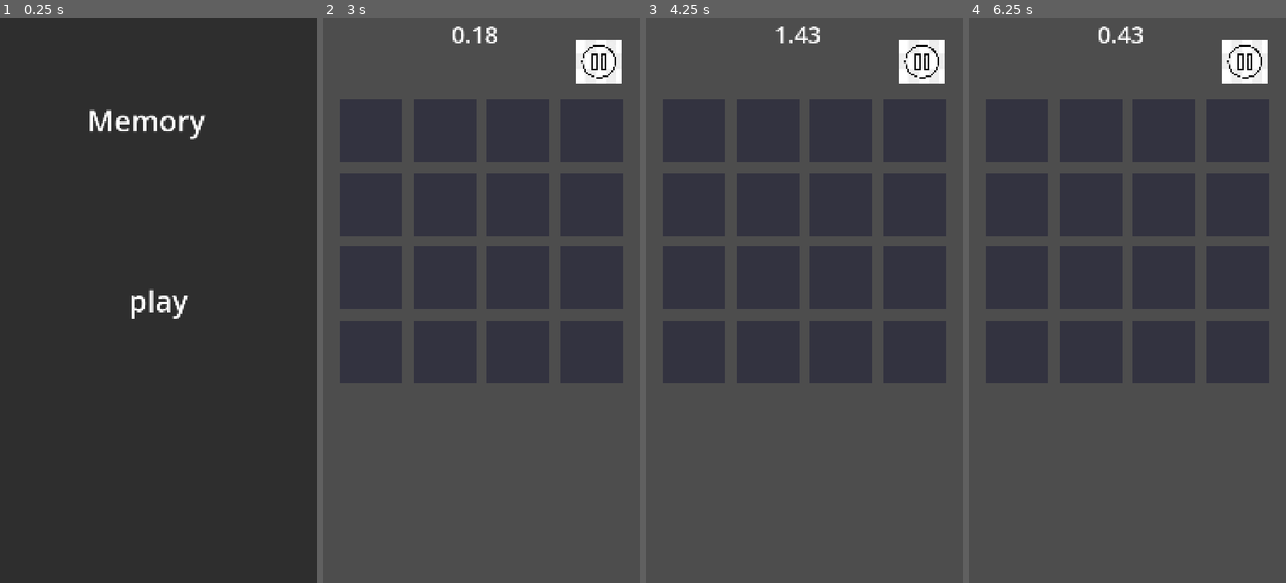
Above: before the commit, frames 1-4 (left to right).
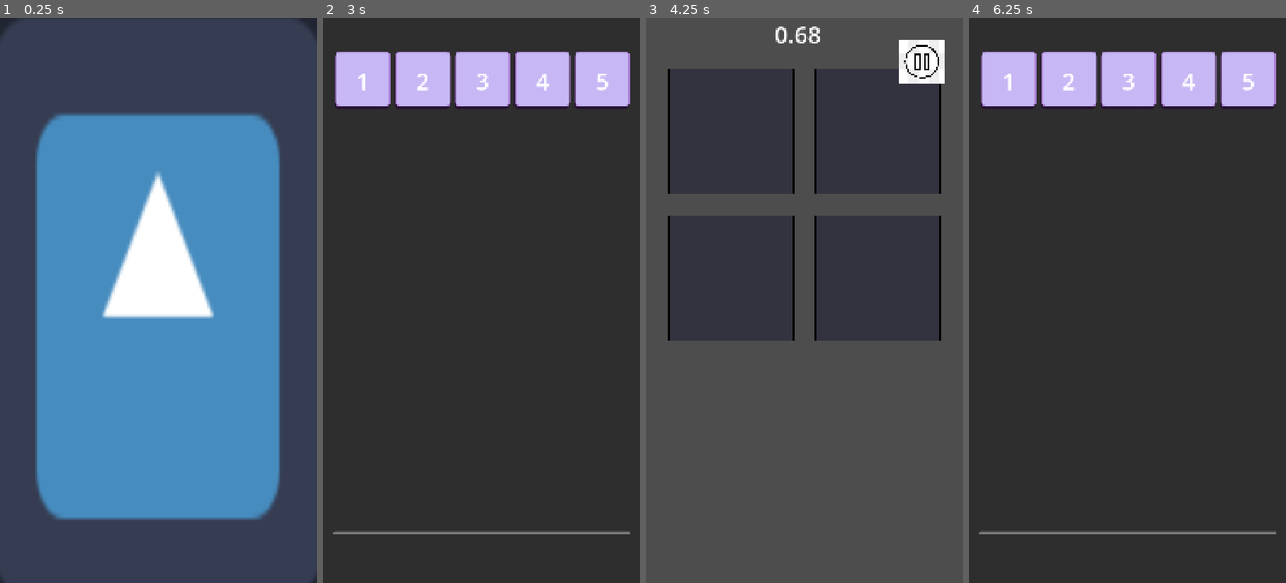
Above: after the commit, the same moments.

Repository: sabarnamaity-capsitech/SampleGameArchitecture
Game: Godot game, scene res://Scenes/Boot.tscn
Two runs of this game, one before a commit and one after it. Both use one fixed random seed, a clock stepped at 60 frames per second and the inputs below. The engine's default icon, where the game draws it, is replaced by a stand-in: a white triangle on a blue panel in a dark square.
Inputs (mouse positions are in pixels of both pictures, inside the frame that each line leads up to):
- Up to frame 1 (0.25 s): no input
- Up to frame 2 (3 s): click (481, 300) at 0.5 s, where only the run before the commit has a clickable "play"; click (598, 63) at 1.27 s; click (494, 334) at 2 s, where only the run before the commit has a clickable "Home"; click "play" at 2.75 s
- Up to frame 3 (4.25 s): click (687, 80) at 3.5 s, where only the run after the commit has a clickable "1"
- Up to frame 4 (6.25 s): click (1244, 63) at 4.25 s; click "Home" at 5 s; click "play" at 5.75 s

The runs differ from the first frame. In frame 1, 99% of the frame differs, in the area x 0-100%, y 0-100%; in frame 2, 66%; in frame 3, 23%; in frame 4, 66%.

Commit message:
leveladded

Diff:
--- /dev/null
+++ b/Resource/LevelData.tres
@@ -0,0 +1,8 @@
+[gd_resource type="Resource" script_class="LevelDatabase" format=3 uid="uid://cyp6jtglx25yc"]
+
+[ext_resource type="Script" uid="uid://disl4wede2xde" path="res://Scripts/LevelData.gd" id="1_wojvh"]
+
+[resource]
+script = ExtResource("1_wojvh")
+grid_sizes = Array[Vector2i]([Vector2i(2, 2), Vector2i(3, 2), Vector2i(4, 2), Vector2i(2, 2), Vector2i(5, 2)])
+metadata/_custom_type_script = "uid://disl4wede2xde"
--- a/Resource/game_config.tres
+++ b/Resource/game_config.tres
@@ -5,12 +5,14 @@
 [ext_resource type="PackedScene" uid="uid://d1lfdxxo6hicv" path="res://Scenes/Home.tscn" id="2_pmo7g"]
 [ext_resource type="PackedScene" uid="uid://1ipjdx420ujr" path="res://Scenes/WinPanel.tscn" id="2_tyoi4"]
 [ext_resource type="PackedScene" uid="uid://dx8imhghi8wt7" path="res://Scenes/Gameplay.tscn" id="4_se1m8"]
+[ext_resource type="PackedScene" uid="uid://b1o4pfgael4yk" path="res://Scenes/Level_panel.tscn" id="5_se1m8"]
 
 [resource]
 script = ExtResource("1_2umma")
 scenes = Dictionary[String, PackedScene]({
 "gameplay": ExtResource("4_se1m8"),
-"home": ExtResource("2_pmo7g")
+"home": ExtResource("2_pmo7g"),
+"level_select": ExtResource("5_se1m8")
 })
 panels = Dictionary[String, PackedScene]({
 "pause": ExtResource("1_nq4nb"),
--- /dev/null
+++ b/Scenes/Boot.gd
@@ -0,0 +1,7 @@
+extends Node2D
+
+@export var splash_duration: float = 3  # koto second Boot dekhabe
+
+func _ready() -> void:
+	await get_tree().create_timer(splash_duration).timeout
+	GameService.scene.go_to("home")
--- a/Scenes/Boot.tscn
+++ b/Scenes/Boot.tscn
@@ -1,8 +1,11 @@
 [gd_scene format=3 uid="uid://dw1opdhofl2f8"]
 
 [ext_resource type="Texture2D" uid="uid://bfjpenbpiwplc" path="res://icon.svg" id="1_0kqyt"]
+[ext_resource type="Script" uid="uid://dbnyvsnrylgpu" path="res://Scenes/Boot.gd" id="1_tmp6q"]
 
 [node name="Boot" type="Node2D" unique_id=1993911600]
+script = ExtResource("1_tmp6q")
+splash_duration = 2.0
 
 [node name="Sprite2D" type="Sprite2D" parent="." unique_id=2093993800]
 position = Vector2(538.5, 982.5)
--- a/Scenes/Gameplay.tscn
+++ b/Scenes/Gameplay.tscn
@@ -2,9 +2,11 @@
 
 [ext_resource type="Script" uid="uid://cwsr02g05v1tq" path="res://Scenes/MemoryBoardController.gd" id="1_yijg0"]
 [ext_resource type="PackedScene" uid="uid://dm7osm0ms6f2u" path="res://Scenes/Game_panel.tscn" id="2_r5ka5"]
+[ext_resource type="Resource" uid="uid://cyp6jtglx25yc" path="res://Resource/LevelData.tres" id="2_tdndw"]
 
 [node name="Gameplay" type="Node2D" unique_id=643758429]
 script = ExtResource("1_yijg0")
+LEVEL_DATABASE = ExtResource("2_tdndw")
 
 [node name="HUD" type="CanvasLayer" parent="." unique_id=642996538]
 
--- a/Scenes/HomeController.gd
+++ b/Scenes/HomeController.gd
@@ -11,4 +11,4 @@
 func _on_play_pressed() -> void:
 	print("Play button pressed")
 	# _sound.play("click")
-	_scene.go_to("gameplay")
+	_scene.go_to("level_select")
--- /dev/null
+++ b/Scenes/LevelButton.gd
@@ -0,0 +1,16 @@
+extends Control
+class_name LevelButton
+
+@export var button: TextureButton
+@export var label: Label
+
+var level_number: int
+func setup(level: int) -> void:
+	level_number = level
+	label.text = str(level)
+
+func _ready() -> void:
+	button.pressed.connect(_on_pressed)
+
+func _on_pressed() -> void:
+	GameBus.level_selected.emit(level_number)
--- /dev/null
+++ b/Scenes/LevelPanelController.gd
@@ -0,0 +1,30 @@
+extends Control
+
+@export var level_button_scene: PackedScene
+@export var level_data: LevelDatabase
+
+# @onready var level_container: GridContainer = $Panel/ScrollContainer/GridContainer
+@export var level_container: GridContainer
+func _ready() -> void:
+	print("LEVEL DATA = ", level_data)
+	print("LEVEL CONTAINER = ", level_container)
+	print("VALID = ", is_instance_valid(level_container))
+	print("BUTTON SCENE = ", level_button_scene)
+
+	GameBus.level_selected.connect(_on_level_selected)
+	_create_level_buttons()
+
+func _create_level_buttons() -> void:
+	for child in level_container.get_children():
+		child.queue_free()
+
+	for i in level_data.grid_sizes.size():
+		var level_number := i + 1
+		var level_button := level_button_scene.instantiate() as LevelButton
+
+		level_container.add_child(level_button)
+		level_button.setup(level_number)
+
+func _on_level_selected(level_number: int) -> void:
+	GameService.game.select_level(level_number)
+	GameService.scene.go_to("gameplay")
--- /dev/null
+++ b/Scenes/Level_button.tscn
@@ -0,0 +1,37 @@
+[gd_scene format=3 uid="uid://dotsl11d2wuu4"]
+
+[ext_resource type="Texture2D" uid="uid://cfn404xplnjiv" path="res://Sprites/setting.png" id="1_cbyym"]
+[ext_resource type="Script" uid="uid://rfn7xxvpn1tf" path="res://Scenes/LevelButton.gd" id="1_vdu52"]
+
+[node name="LevelButton" type="Control" unique_id=56957554 node_paths=PackedStringArray("button", "label")]
+custom_minimum_size = Vector2(200, 200)
+layout_mode = 3
+anchors_preset = 0
+offset_right = 200.0
+offset_bottom = 200.0
+script = ExtResource("1_vdu52")
+button = NodePath("TextureButton")
+label = NodePath("TextureButton/Label")
+
+[node name="TextureButton" type="TextureButton" parent="." unique_id=274809407]
+layout_mode = 1
+anchors_preset = 15
+anchor_right = 1.0
+anchor_bottom = 1.0
+grow_horizontal = 2
+grow_vertical = 2
+texture_normal = ExtResource("1_cbyym")
+ignore_texture_size = true
+stretch_mode = 4
+
+[node name="Label" type="Label" parent="TextureButton" unique_id=510585959]
+layout_mode = 1
+anchors_preset = 15
+anchor_right = 1.0
+anchor_bottom = 1.0
+grow_horizontal = 2
+grow_vertical = 2
+theme_override_font_sizes/font_size = 80
+text = "1"
+horizontal_alignment = 1
+vertical_alignment = 1
--- /dev/null
+++ b/Scenes/Level_panel.tscn
@@ -0,0 +1,41 @@
+[gd_scene format=3 uid="uid://b1o4pfgael4yk"]
+
+[ext_resource type="Script" uid="uid://dpb6ck7bdiw0s" path="res://Scenes/LevelPanelController.gd" id="1_7wg8q"]
+[ext_resource type="PackedScene" uid="uid://dotsl11d2wuu4" path="res://Scenes/Level_button.tscn" id="1_nt1vo"]
+[ext_resource type="Resource" uid="uid://cyp6jtglx25yc" path="res://Resource/LevelData.tres" id="3_mkr7l"]
+
+[node name="LevelPanel" type="Control" unique_id=747095111 node_paths=PackedStringArray("level_container")]
+layout_mode = 3
+anchors_preset = 15
+anchor_right = 1.0
+anchor_bottom = 1.0
+grow_horizontal = 2
+grow_vertical = 2
+script = ExtResource("1_7wg8q")
+level_button_scene = ExtResource("1_nt1vo")
+level_data = ExtResource("3_mkr7l")
+level_container = NodePath("Panel/ScrollContainer/GridContainer")
+
+[node name="Panel" type="Panel" parent="." unique_id=1029111732]
+layout_mode = 1
+anchors_preset = 15
+anchor_right = 1.0
+anchor_bottom = 1.0
+grow_horizontal = 2
+grow_vertical = 2
+
+[node name="ScrollContainer" type="ScrollContainer" parent="Panel" unique_id=601024958]
+layout_mode = 1
+anchors_preset = 15
+anchor_right = 1.0
+anchor_bottom = 1.0
+offset_left = 36.0
+offset_top = 114.0
+offset_right = -31.0
+offset_bottom = -167.0
+grow_horizontal = 2
+grow_vertical = 2
+
+[node name="GridContainer" type="GridContainer" parent="Panel/ScrollContainer" unique_id=362027604]
+layout_mode = 2
+columns = 5
--- a/Scenes/MemoryBoardController.gd
+++ b/Scenes/MemoryBoardController.gd
@@ -1,7 +1,8 @@
 extends Node2D
 # GAME-SPECIFIC. Card gula viewport size onujayi dynamically size + position hoy.
-
-const GRID_SIZE := 4
+@export var LEVEL_DATABASE : LevelDatabase
+# const GRID_SIZE := 4
+var _grid_size: Vector2i
 const GRID_MARGIN := 40.0        # screen edge theke gap
 const CARD_GAP_RATIO := 0.85     # cell-er koto% card occupy korbe (baki gap)
 const TOP_OFFSET_RATIO := 0.2    # upor theke koto% niche grid shuru hobe
@@ -17,61 +18,107 @@
 var _flipped: Array[int] = []
 var _input_locked := false
 var _matches_found := 0
+# func setup(game: GameManager, sound: AudioManager, _scene: SceneManager) -> void:
+# 	_game = game
+# 	_sound = sound
+# 	_ui = GameService.ui
 func setup(game: GameManager, sound: AudioManager, _scene: SceneManager) -> void:
 	_game = game
 	_sound = sound
 	_ui = GameService.ui
+	_initialize()
+func _initialize() -> void:
+	var level_id := _game.current_level_id
+
+	_grid_size = LEVEL_DATABASE.grid_sizes[level_id - 1]
+
+	_game.start_level(level_id)
+
+	if not GameBus.level_restarted.is_connected(_on_restart):
+		GameBus.level_restarted.connect(_on_restart)
+
+	_build_board()
+
+	var game_panel = $HUD/GamePanel
+
+	if game_panel and game_panel.has_method("setup"):
+		game_panel.setup(_game, _sound, _ui)
 func _ready() -> void:
-	_game.start_level(1)
-	GameBus.level_restarted.connect(_on_restart)
-	_build_board()
-	var game_panel = $HUD/GamePanel
-	if game_panel and game_panel.has_method("setup"):
-		print("setup calling")
-		game_panel.setup(_game, _sound, _ui)
-	else:
-		print("SETUP SKIPPED - node ba method missing")
+	pass
 
 func _on_restart(_id: int) -> void:
 	_build_board()
-
 func _build_board() -> void:
 	for c in _cards:
 		c.queue_free()
+
 	_cards.clear()
 
+	var total_cells := _grid_size.x * _grid_size.y
+
 	_values = _generate_shuffled_values()
-	_matched.assign(range(GRID_SIZE * GRID_SIZE).map(func(_i): return false))
+
+	_matched.assign(
+		range(total_cells).map(
+			func(_i): return false
+		)
+	)
+
 	_flipped.clear()
 	_matches_found = 0
 	_input_locked = false
 
 	var viewport_size: Vector2 = get_viewport_rect().size
-	var available_size: float = min(viewport_size.x, viewport_size.y) - GRID_MARGIN * 2.0
-	var cell_size: float = available_size / GRID_SIZE
-	var card_dim := Vector2(cell_size * CARD_GAP_RATIO, cell_size * CARD_GAP_RATIO)
 
-	var grid_pixel_size: float = cell_size * GRID_SIZE
-	var start_x: float = (viewport_size.x - grid_pixel_size) / 2.0 + cell_size / 2.0
-	var start_y: float = viewport_size.y * TOP_OFFSET_RATIO
+	var available_width := viewport_size.x - GRID_MARGIN * 2.0
+	var available_height := viewport_size.y - GRID_MARGIN * 2.0
+
+	var cell_size: float = min(
+	available_width / float(_grid_size.x),
+	available_height / float(_grid_size.y)
+	)
+
+	var card_dim := Vector2(
+		cell_size * CARD_GAP_RATIO,
+		cell_size * CARD_GAP_RATIO
+	)
+
+	var grid_pixel_width := cell_size * _grid_size.x
+	var grid_pixel_height := cell_size * _grid_size.y
+
+	var start_x := (viewport_size.x - grid_pixel_width) / 2.0 + cell_size / 2.0
+	var start_y := viewport_size.y * TOP_OFFSET_RATIO
 
 	for i in _values.size():
+
 		var card := CARD_SCENE.instantiate() as Card
-		var row := i / GRID_SIZE
-		var col := i % GRID_SIZE
-		card.position = Vector2(start_x + col * cell_size, start_y + row * cell_size)
+
+		var row := i / _grid_size.x
+		var col := i % _grid_size.x
+
+		card.position = Vector2(
+			start_x + col * cell_size,
+			start_y + row * cell_size
+		)
+
 		card.set_card_size(card_dim)
 		card.setup(_values[i])
+
 		card.card_clicked.connect(_on_card_clicked)
+
 		add_child(card)
 		_cards.append(card)
 
 func _generate_shuffled_values() -> Array[int]:
 	var pairs: Array[int] = []
-	for i in (GRID_SIZE * GRID_SIZE) / 2:
+
+	var total_cells := _grid_size.x * _grid_size.y
+	for i in total_cells / 2:
 		pairs.append(i)
 		pairs.append(i)
+
 	pairs.shuffle()
+
 	return pairs
 
 func _on_card_clicked(card: Card) -> void:
@@ -100,7 +147,7 @@
 		_flipped.clear()
 		_input_locked = false
 		_sound.play("match")
-		if _matches_found == (GRID_SIZE * GRID_SIZE) / 2:
+		if _matches_found == (_grid_size.x * _grid_size.y) / 2:
 			_on_puzzle_solved()
 	else:
 		await get_tree().create_timer(FLIP_BACK_DELAY).timeout
--- a/Scenes/WinPanel.tscn
+++ b/Scenes/WinPanel.tscn
@@ -22,7 +22,7 @@
 script = ExtResource("1_llaig")
 time_label = NodePath("Panel/TimeLabel")
 retry_button = NodePath("Panel/Restart")
-home_button = NodePath("Panel/Retry")
+home_button = NodePath("Panel/Homebtn")
 
 [node name="Panel" type="Panel" parent="." unique_id=452676681]
 layout_mode = 1
@@ -91,6 +91,7 @@
 vertical_alignment = 1
 
 [node name="Retry" type="TextureButton" parent="Panel" unique_id=2021204805]
+visible = false
 layout_mode = 1
 anchors_preset = 8
 anchor_left = 0.5
--- a/Scripts/GameBus.gd
+++ b/Scripts/GameBus.gd
@@ -2,13 +2,15 @@
 # Central signal hub. Kono script direct reference chara ei signal gula
 # emit/listen korte pare.
 
-signal level_started(level_id: int)
-signal level_won(level_id: int, time_taken: float)
-signal level_lost(level_id: int)
-signal level_restarted(level_id: int)
+signal level_started(level_number: int)
+signal level_won(level_number: int, time_taken: float)
+signal level_lost(level_number: int)
+signal level_restarted(level_number: int)
 
 signal panel_open_requested(panel_name: String)
 signal panel_close_requested(panel_name: String)
 
 signal save_data_changed()
 signal settings_changed(key: String, value: Variant)
+signal level_selected(level_number: int)
+signal level_completed(level_number: int)
--- a/Scripts/GameManager.gd
+++ b/Scripts/GameManager.gd
@@ -20,7 +20,8 @@
 	_elapsed = 0.0
 	_running = true
 	GameBus.level_started.emit(level_id)
-
+func select_level(level_id: int) -> void:
+	current_level_id = level_id
 func report_win() -> void:
 	if not _running:
 		return
--- a/Scripts/GameService.gd
+++ b/Scripts/GameService.gd
@@ -30,4 +30,4 @@
 	game.setup(save, ui)
 	# for key in config.sounds:
 	# 	sound.register(key, config.sounds[key])
-	scene.go_to.call_deferred("home")
+	# scene.go_to.call_deferred("home")
--- /dev/null
+++ b/Scripts/LevelData.gd
@@ -0,0 +1,4 @@
+extends Resource
+class_name LevelDatabase
+
+@export var grid_sizes: Array[Vector2i] = []
--- a/Scripts/SceneManager.gd
+++ b/Scripts/SceneManager.gd
@@ -2,23 +2,34 @@
 extends Node
 
 var _current: Node = null
-var _config:GameConfig
+var _config: GameConfig
+
 func setup(config: GameConfig) -> void:
 	_config = config
+
 func _ready() -> void:
 	_current = get_tree().current_scene
+
 func go_to(scene_key: String) -> void:
 	if not _config.scenes.has(scene_key):
 		push_error("SceneManager: no scene registered for '%s'" % scene_key)
 		return
 
 	var packed: PackedScene = _config.scenes[scene_key]
-	if _current:
+
+	# Create new scene first
+	var instance := packed.instantiate()
+
+	# Add new scene
+	get_tree().root.add_child(instance)
+
+	# Setup dependencies
+	if instance.has_method("setup"):
+		instance.setup(GameService.game, GameService.sound, self)
+
+	# Remove old scene
+	if is_instance_valid(_current):
 		_current.queue_free()
 
-	var instance = packed.instantiate()
-	if instance.has_method("setup"):
-		instance.setup(GameService.game, GameService.sound, self)
-	get_tree().root.add_child(instance)
 	_current = instance
 	get_tree().current_scene = instance
--- a/Scripts/UIManager.gd
+++ b/Scripts/UIManager.gd
@@ -15,7 +15,9 @@
 	var packed: PackedScene = _config.panels[panel_name]
 	var instance = packed.instantiate()
 	if instance.has_method("setup"):
+		# instance.setup(GameService.sound, self, GameService.game, GameService.scene)
 		instance.setup(GameService.sound, self, GameService.game, GameService.scene)
+
 	add_child(instance)
 	_open_panels[panel_name] = instance
 
Not shown, added: Scenes/Boot.gd.uid
Not shown, added: Scenes/LevelButton.gd.uid
Not shown, added: Scenes/LevelPanelController.gd.uid
Not shown, added: Scripts/LevelData.gd.uid
Binary file added: Sprites/setting.png
Not shown, added: Sprites/setting.png.import
